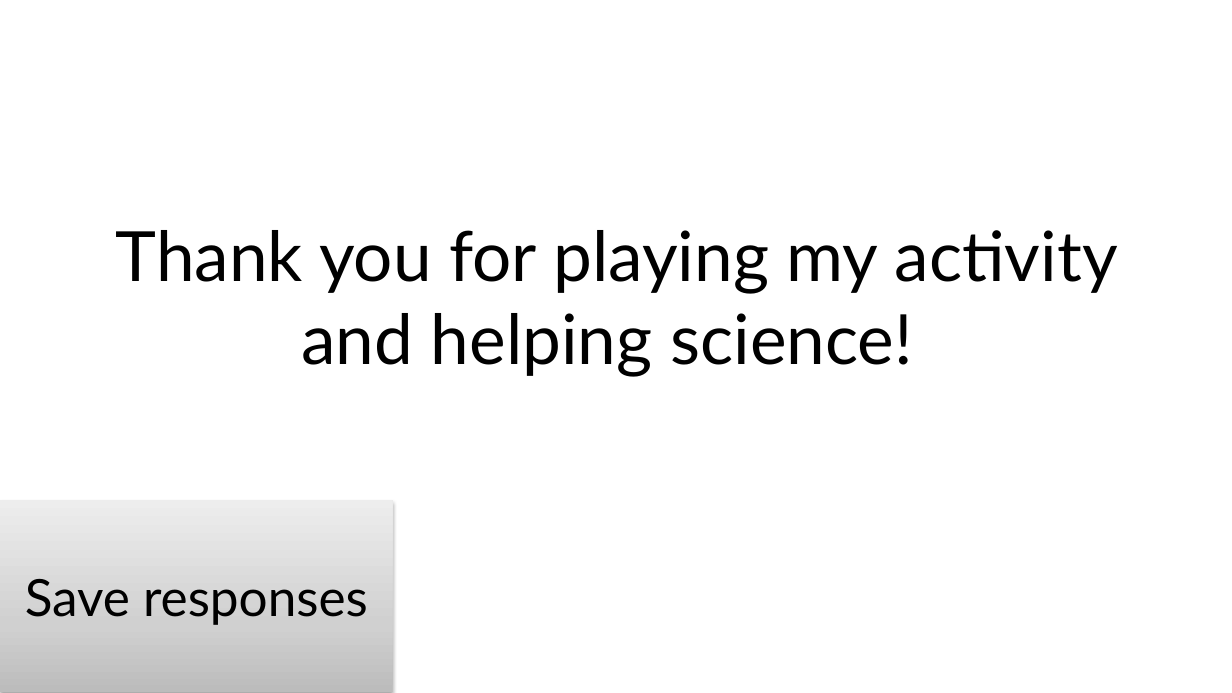
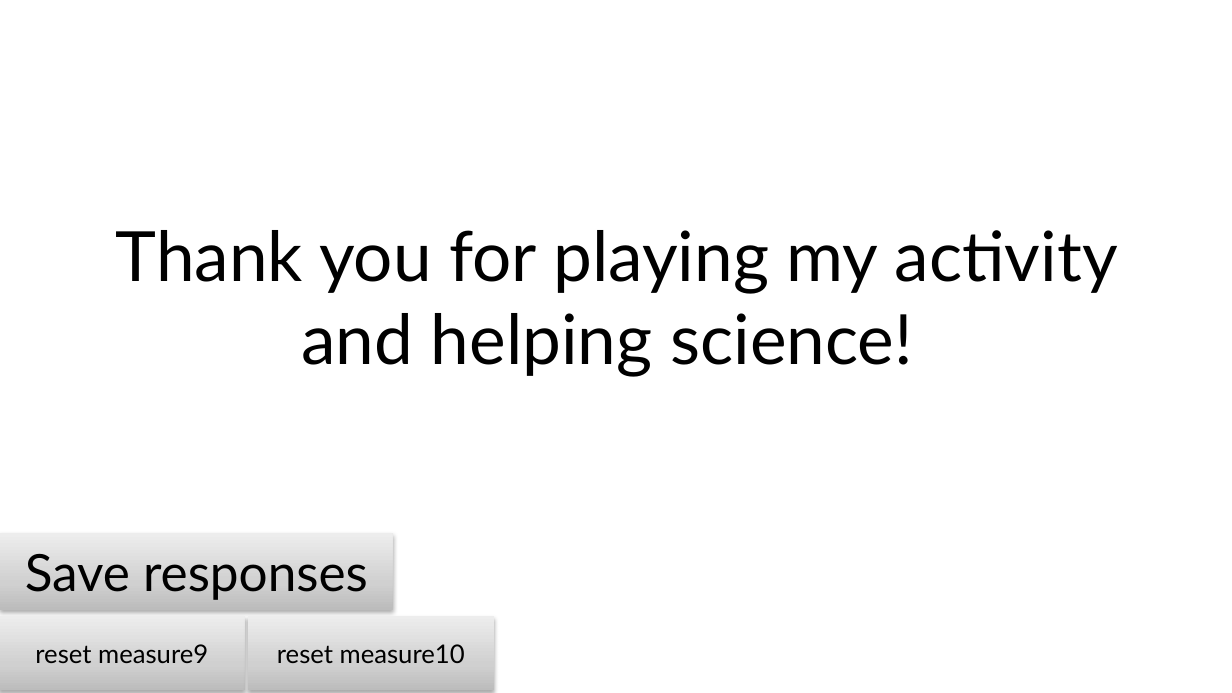
Before and after one commit to mariannazhang/PowerPoint-auto-coding, a slide deck: slide 30 of stimuli.pptm. Drawn at 1232x693 pixels with LibreOffice and Linux fonts; fonts in the diff are those of the drawing. Boxes give left, top, right and bottom in pixels: in the first picture for what was removed or moved away, otherwise in the second. Text is boxed around its words. In the diff, an @@ line names an element or a change of style, - is before the commit and + after.

Commit message:
implement resource allocation measure

```diff
--- a/stimuli.pptm
+++ b/stimuli.pptm
@@ action button blank "Save responses" resized from (x1=0, y1=500, x2=393, y2=692) to (x1=0, y1=533, x2=393, y2=609) @@
@@ action button blank added at (x1=0, y1=616, x2=246, y2=691), fill gradient #BDBDBD to #D1D1D1 to #EEEEEE, 20 pt, text #000000 @@
+reset measure9
@@ action button blank added at (x1=248, y1=616, x2=494, y2=691), fill gradient #BDBDBD to #D1D1D1 to #EEEEEE, 20 pt, text #000000 @@
+reset measure10
```
Also in this commit, not shown: 4 other slides changed, 2 other files.
